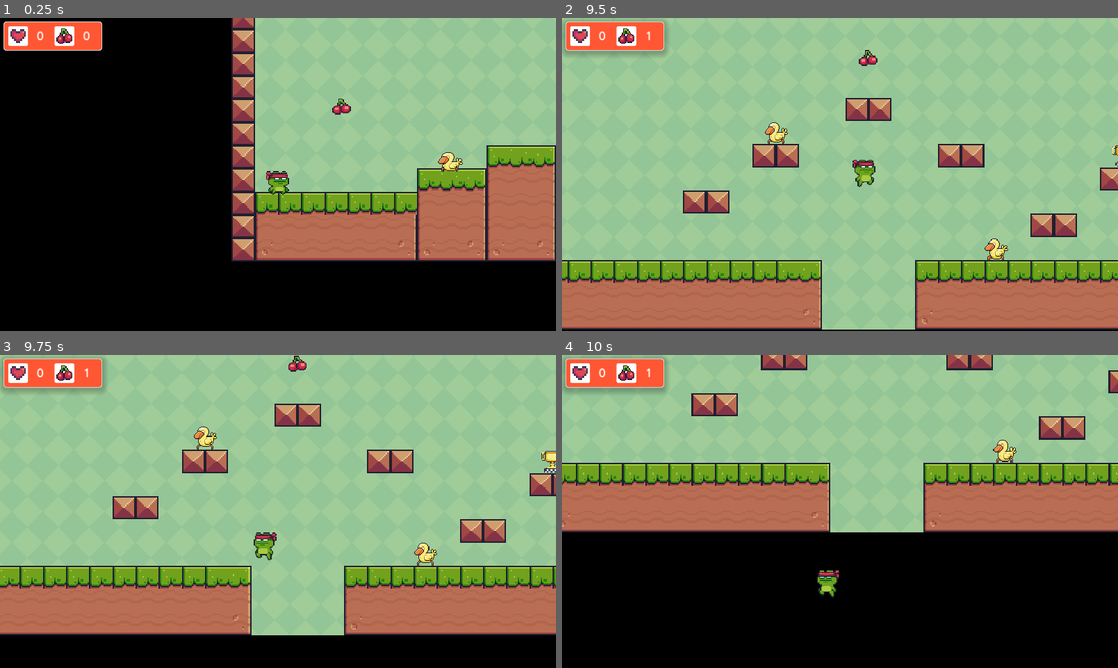
Above: before the commit, frames 1-4 (two rows, left to right).
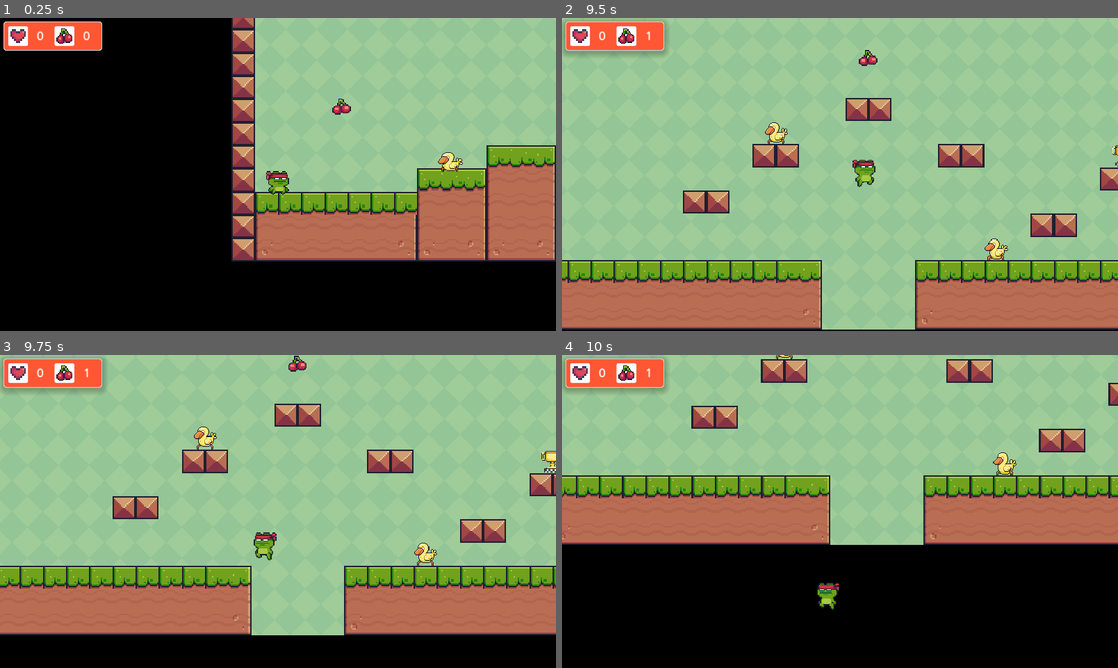
Above: after the commit, the same moments.

Repository: juanmagelay/2d-platformer-videogame
Game: Godot game, scene res://scenes/level1.tscn
Two runs of this game, one before a commit and one after it. Both use one fixed random seed, a clock stepped at 60 frames per second and the inputs below. This scene is started directly instead of the project's main scene.
Inputs:
- Up to frame 1 (0.25 s): no input
- Up to frame 2 (9.5 s): hold Right (right) 0.53-2.03 s; tap Up (jump) at 0.77, 1.52, 3.02, 3.77, 4.52, 6.02, 6.77, 7.52, 9.02 s; hold Left (left) 2.03-2.78 s; hold Right (right) 2.78-4.28 s; hold Left (left) 4.28-5.03 s; hold Right (right) 5.03-5.78 s; hold Left (left) 5.78-7.28 s; hold Right (right) from 7.28 s (still down)
- Up to frame 3 (9.75 s): release Right (right) at 9.53 s; hold Left (left) from 9.53 s (still down)
- Up to frame 4 (10 s): keep holding Left (left); tap Up (jump) at 9.77 s

Frames 1-3 are identical in both runs. In frame 4, 17% of the frame differs, in the area x 0-100%, y 0-82%.

Commit message:
Limit camera 2D for level 1 and 2

Diff:
--- a/scenes/level1.tscn
+++ b/scenes/level1.tscn
@@ -298,6 +298,8 @@
 position = Vector2(48, 474)
 
 [node name="Camera2D" type="Camera2D" parent="SceneObjects/CharacterBody2D"]
+limit_bottom = 1000
+limit_smoothed = true
 position_smoothing_enabled = true
 position_smoothing_speed = 7.0
 
--- a/scenes/level2.tscn
+++ b/scenes/level2.tscn
@@ -320,6 +320,7 @@
 position = Vector2(48, 474)
 
 [node name="Camera2D" type="Camera2D" parent="SceneObjects/CharacterBody2D"]
+limit_bottom = 1000
 position_smoothing_enabled = true
 position_smoothing_speed = 7.0
 
